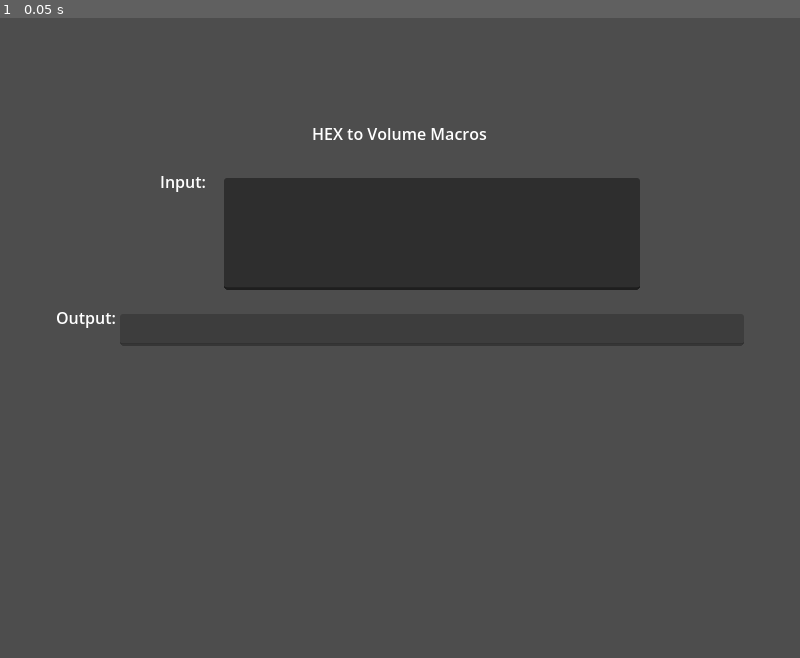
Above: before the commit, frame 1.
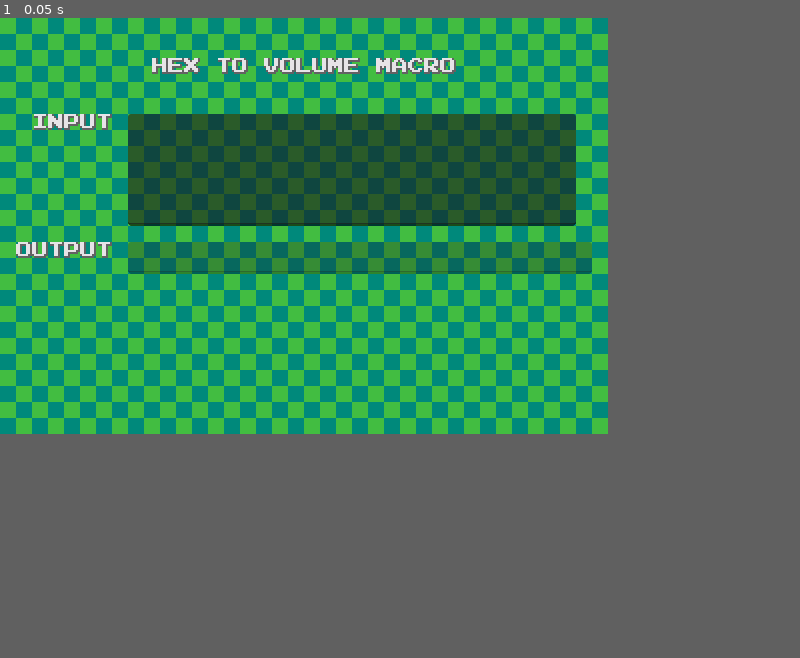
Above: after the commit, the same moment.

Repository: SlimenX/pce2macros
Game: Godot game, scene res://translator.tscn
Same seed, same stepped clock (60 frames per second), same inputs: the game is played once before the commit and once after it.
Inputs:
- Up to frame 1 (0.05 s): no input
In our replay, the window is 800x640 before the commit and 608x416 after it. These sizes can differ from the game's own. Grey fills any space a smaller window leaves; there, only what the larger window draws over its background counts as a difference.

The runs differ from the first frame. In frame 1, 50% of the frame differs, in the area x 0-93%, y 0-65%.

Commit message:
updated ui and size from the program
lmaoo

Diff:
--- a/project.godot
+++ b/project.godot
@@ -23,8 +23,11 @@
 
 [display]
 
-window/size/viewport_width=800
-window/size/viewport_height=640
+window/size/viewport_width=608
+window/size/viewport_height=416
+window/size/resizable=false
+window/size/extend_to_title=true
+window/size/maximize_disabled=true
 window/stretch/mode="canvas_items"
 
 [physics]
@@ -33,6 +36,7 @@
 
 [rendering]
 
+textures/canvas_textures/default_texture_filter=0
 rendering_device/driver.windows="d3d12"
 renderer/rendering_method="gl_compatibility"
 renderer/rendering_method.mobile="gl_compatibility"
--- a/translator.tscn
+++ b/translator.tscn
@@ -1,6 +1,8 @@
 [gd_scene format=3 uid="uid://5mwpj1vf7i1v"]
 
 [ext_resource type="Script" uid="uid://dnbikuj2kex5k" path="res://translator.gd" id="1_glxnh"]
+[ext_resource type="Texture2D" uid="uid://dgqxacrn8x6cr" path="res://images/bg/background.png" id="2_dd7vd"]
+[ext_resource type="FontFile" uid="uid://b1npy1awwmtww" path="res://images/font/font.png" id="2_gav82"]
 [ext_resource type="AudioStream" uid="uid://0d6dnrrcryo2" path="res://sounds/no_value.wav" id="2_r1p7g"]
 [ext_resource type="AudioStream" uid="uid://clooe81h0dtb8" path="res://sounds/translate.wav" id="3_gav82"]
 
@@ -13,6 +15,13 @@
 grow_vertical = 2
 script = ExtResource("1_glxnh")
 
+[node name="TextureRect" type="TextureRect" parent="." unique_id=1312642937]
+layout_mode = 0
+offset_right = 608.0
+offset_bottom = 416.0
+texture = ExtResource("2_dd7vd")
+stretch_mode = 1
+
 [node name="HEX2MACROS" type="Control" parent="." unique_id=142880117]
 layout_mode = 1
 anchors_preset = 15
@@ -23,42 +32,46 @@
 
 [node name="Label" type="Label" parent="HEX2MACROS" unique_id=1531747465]
 layout_mode = 0
-offset_top = 104.0
-offset_right = 800.0
-offset_bottom = 127.0
-text = "HEX to Volume Macros"
+offset_top = 40.0
+offset_right = 608.0
+offset_bottom = 63.0
+theme_override_fonts/font = ExtResource("2_gav82")
+text = "HEX to Volume Macro"
 horizontal_alignment = 1
 
 [node name="Input" type="LineEdit" parent="HEX2MACROS" unique_id=1164453905]
 layout_mode = 0
-offset_left = 224.0
-offset_top = 160.0
-offset_right = 640.0
-offset_bottom = 272.0
+offset_left = 128.0
+offset_top = 96.0
+offset_right = 576.0
+offset_bottom = 208.0
 alignment = 1
 
 [node name="Label2" type="Label" parent="HEX2MACROS" unique_id=1701074550]
 layout_mode = 0
-offset_left = 160.0
-offset_top = 152.0
-offset_right = 350.0
-offset_bottom = 175.0
-text = "Input:"
+offset_left = 32.0
+offset_top = 96.0
+offset_right = 222.0
+offset_bottom = 119.0
+theme_override_fonts/font = ExtResource("2_gav82")
+theme_override_font_sizes/font_size = 16
+text = "Input"
 
 [node name="Label3" type="Label" parent="HEX2MACROS" unique_id=1956008248]
 layout_mode = 0
-offset_left = 56.0
-offset_top = 288.0
-offset_right = 116.0
-offset_bottom = 311.0
-text = "Output:"
+offset_left = 16.0
+offset_top = 224.0
+offset_right = 112.0
+offset_bottom = 247.0
+theme_override_fonts/font = ExtResource("2_gav82")
+text = "Output"
 
 [node name="Output" type="TextEdit" parent="HEX2MACROS" unique_id=92981835]
 layout_mode = 0
-offset_left = 120.0
-offset_top = 296.0
-offset_right = 744.0
-offset_bottom = 328.0
+offset_left = 128.0
+offset_top = 224.0
+offset_right = 592.0
+offset_bottom = 256.0
 editable = false
 
 [node name="Sounds" type="Node" parent="." unique_id=1249161606]
Binary file added: images/bg/background.png
Not shown, added: images/bg/background.png.import
Binary file added: images/font/font.png
Not shown, added: images/font/font.png.import
